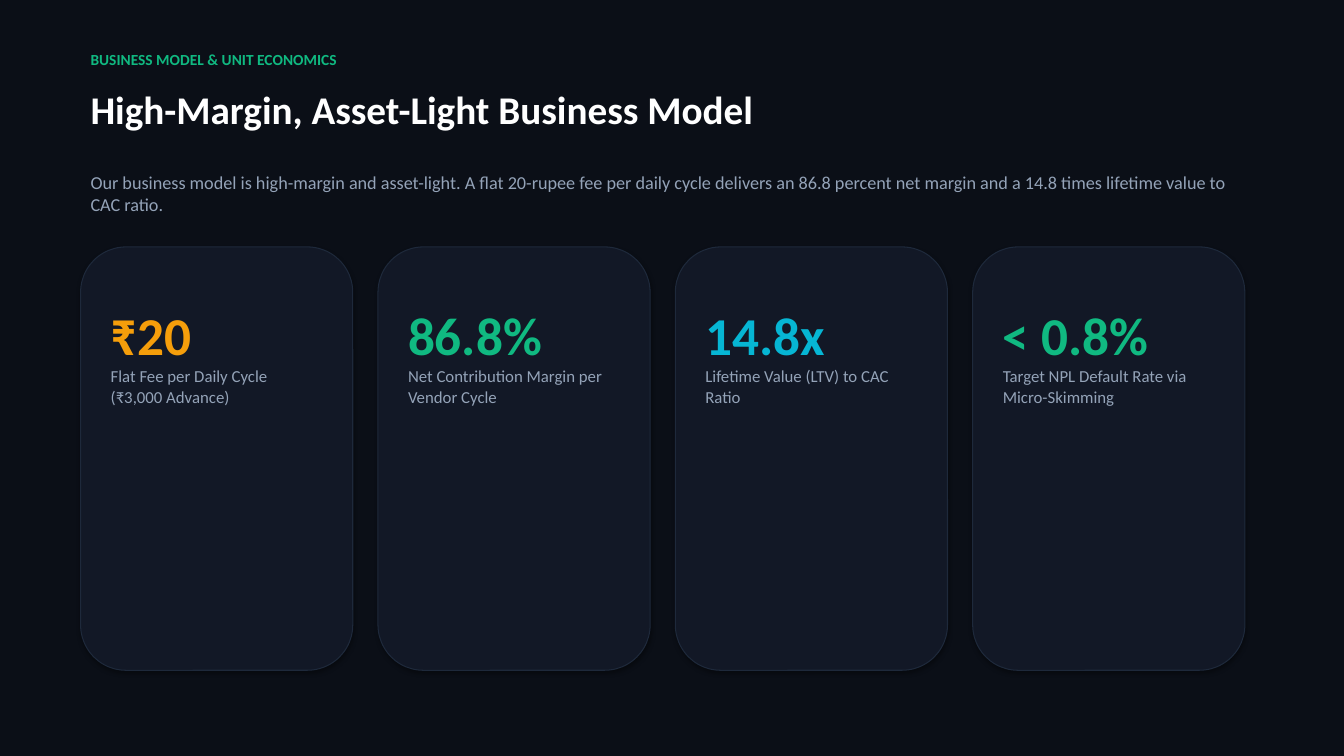
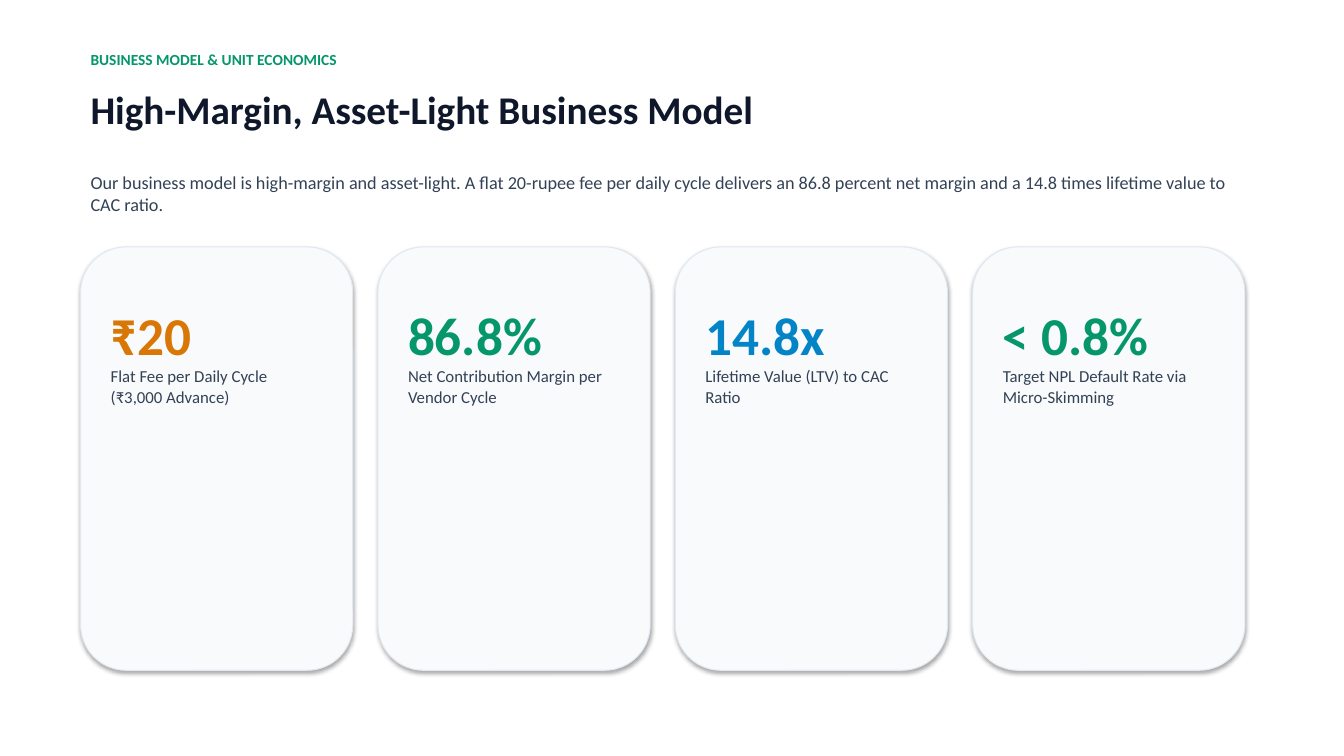
Before and after one commit to aadisthunder/finflow-graphiques, a slide deck: slide 7 of FinFlow_Pitch_Deck.pptx. Drawn at 1344x756 pixels with LibreOffice and Linux fonts; fonts in the diff are those of the drawing. Boxes give left, top, right and bottom in pixels: in the first picture for what was removed or moved away, otherwise in the second. Text is boxed around its words. In the diff, an @@ line names an element or a change of style, - is before the commit and + after.

```diff
--- a/FinFlow_Pitch_Deck.pptx
+++ b/FinFlow_Pitch_Deck.pptx
@@ rectangle at <box>0,0,1344,756</box>: fill #0B0F17 to #FFFFFF @@
@@ text "BUSINESS MODEL & UNIT ECONOMICS" at <box>91,55,336,65</box>: text colour #10B981 to #059669 @@
@@ text "High-Margin, Asset-Light Business Model" at <box>91,96,753,131</box>: text colour #FFFFFF to #0F172A @@
@@ text "Our business model is high-margin ..." at <box>91,176,1226,211</box>: text colour #94A3B8 to #334155 @@
@@ fill #121826 to #F8FAFC; outline #1E293B 0.75 pt to #E2E8F0 0.75 pt in 4 elements at <box>81,247,353,670</box>, <box>378,247,650,670</box>, <box>676,247,948,670</box>, <box>973,247,1245,670</box> @@
@@ text "₹20" at <box>111,320,268,405</box>: text colour #F59E0B to #D97706 in "₹20"; text colour #94A3B8 to #334155 @@
@@ text "86.8%" at <box>408,318,602,406</box>: text colour #10B981 to #059669 in "86.8%"; text colour #94A3B8 to #334155 in "Net Contribution Margin per Vendor Cycle" @@
@@ text "14.8x" at <box>705,318,888,403</box>: text colour #06B6D4 to #0284C7 in "14.8x"; text colour #94A3B8 to #334155 in "Lifetime Value (LTV) to CAC Ratio" @@
@@ text "< 0.8%" at <box>1003,318,1186,406</box>: text colour #10B981 to #059669 in "< 0.8%"; text colour #94A3B8 to #334155 in "Target NPL Default Rate via Micro-Skimming" @@
```
Also in this commit, not shown: 9 other slides changed, 20 other files.
